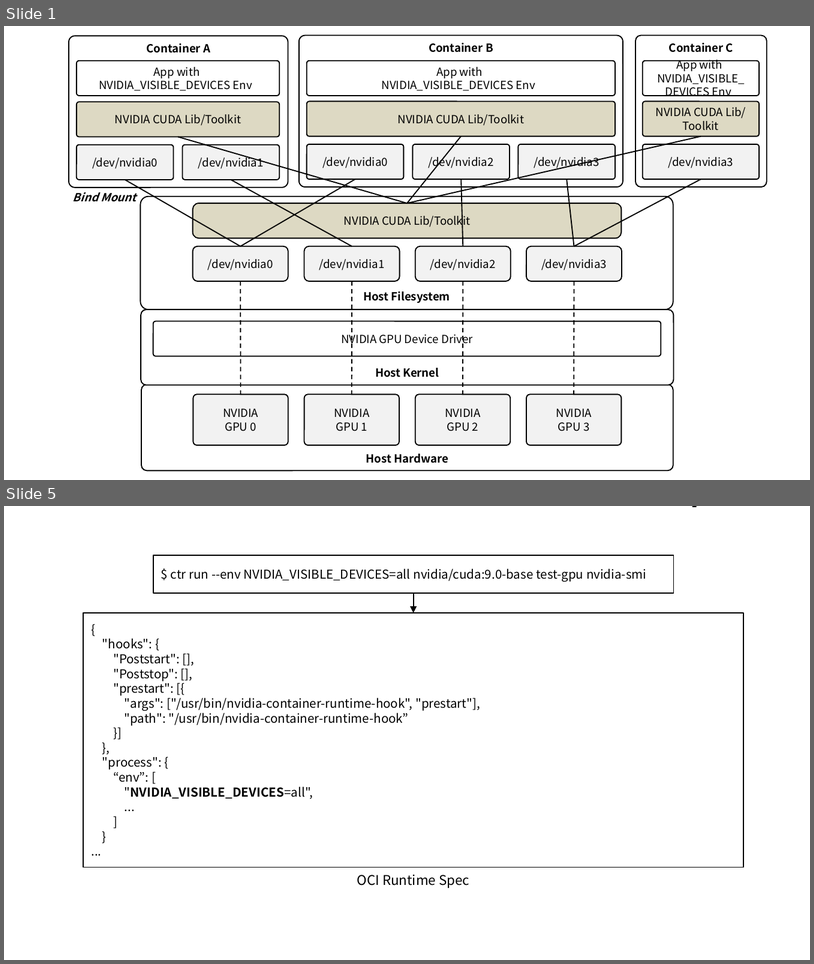
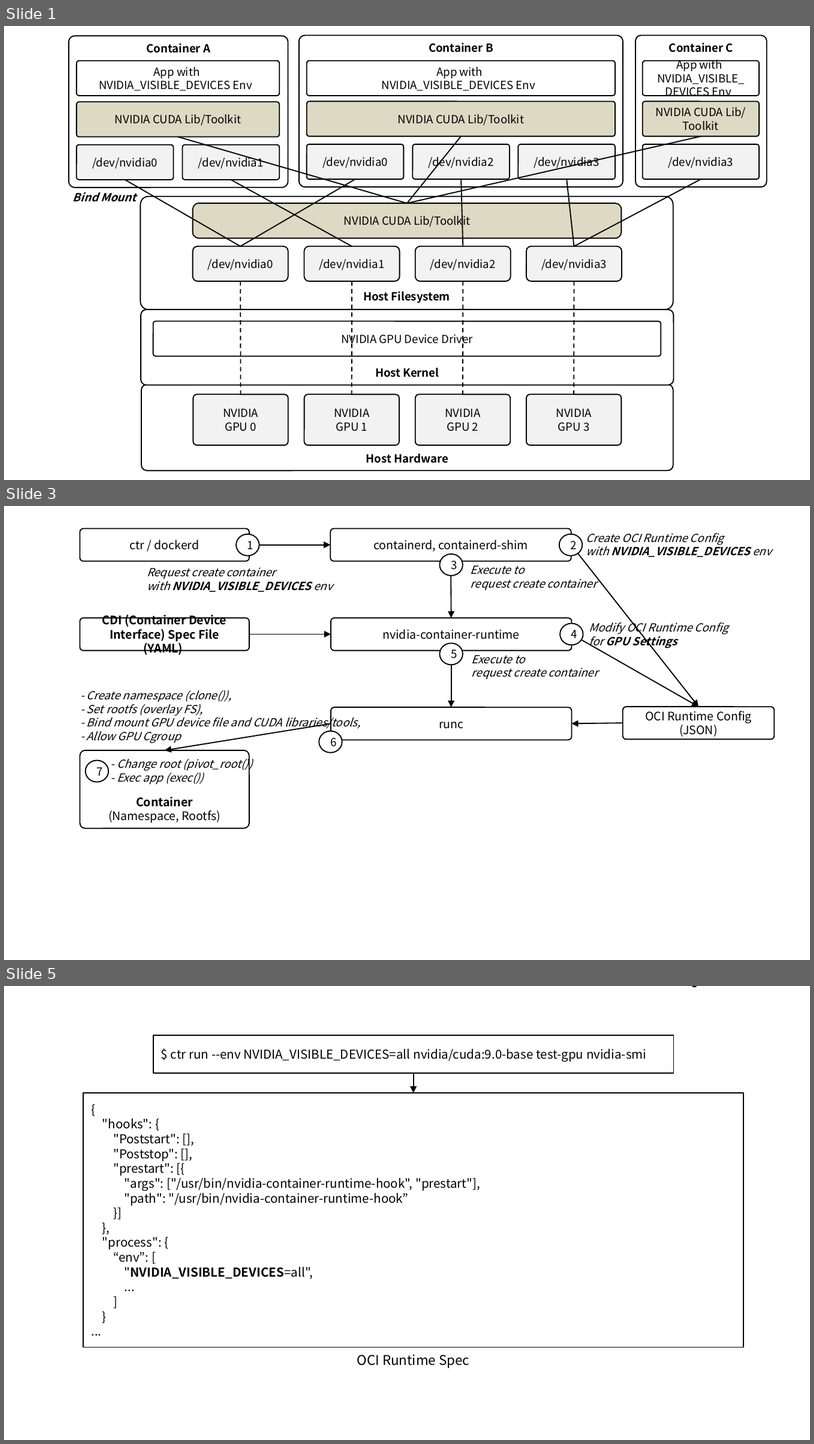
Before and after one commit to ssup2/blog-software, a slide deck: content/docs/theory-analysis/container-nvidia-gpu/images/images.pptx. Shown one above the other, each under a label of ours: slides 1 and 5 before the commit, slides 1, 3 and 5 after it; the slides between them are not shown. The pictures are 814x964 and 814x1444 pixels, drawn with LibreOffice and Linux fonts; fonts in the diff are those of the drawing. Boxes give left, top, right and bottom in pixels: in the first picture for what was removed or moved away, otherwise in the second. Text is boxed around its words. In the diff, an @@ line names an element or a change of style, - is before the commit and + after.

```diff
--- a/content/docs/theory-analysis/container-nvidia-gpu/images/images.pptx
+++ b/content/docs/theory-analysis/container-nvidia-gpu/images/images.pptx
@@ slide 3 added at (4,506,810,960), background #FFFFFF @@
@@ rounded rectangle added at (80,529,249,561), fill #FFFFFF, outline #000000 1 pt, 10.5 pt, text #000000 @@
+ctr / dockerd
@@ ellipse added at (236,534,260,556), fill #FFFFFF, outline #000000 1 pt, 10 pt, text #000000 @@
+1
@@ rounded rectangle added at (330,529,572,561), fill #FFFFFF, outline #000000 1 pt, 10.5 pt, text #000000 @@
+containerd, containerd-shim
@@ ellipse added at (560,534,583,556), fill #FFFFFF, outline #000000 1 pt, 10 pt, text #000000 @@
+2
@@ text added at (586,533,772,557), 10 pt, text #000000, italic @@
+Create OCI Runtime Config
+with NVIDIA_VISIBLE_DEVICES env
@@ arrow added from (249, 545) to (330, 545), #000000 1 pt @@
@@ ellipse added at (440,553,464,576), fill #FFFFFF, outline #000000 1 pt, 10 pt, text #000000 @@
+3
@@ arrow added from (572, 545) to (699, 707), #000000 1 pt @@
@@ text added at (147,567,333,592), 10 pt, text #000000, italic @@
+Request create container
+with NVIDIA_VISIBLE_DEVICES env
@@ arrow added from (451, 561) to (452, 618), #000000 1 pt @@
@@ text added at (471,565,597,591), 10 pt, text #000000, italic @@
+Execute to
+request create container
@@ rounded rectangle added at (80,618,249,651), fill #FFFFFF, outline #000000 1 pt, 10.5 pt, text #000000, bold @@
+CDI (Container Device Interface) Spec File (YAML)
@@ rounded rectangle added at (332,618,573,651), fill #FFFFFF, outline #000000 1 pt, 10.5 pt, text #000000 @@
+nvidia-container-runtime
@@ ellipse added at (560,623,584,645), fill #FFFFFF, outline #000000 1 pt, 10 pt, text #000000 @@
+4
@@ text added at (589,619,729,649), 10 pt, text #000000, italic @@
+Modify OCI Runtime Config
+for GPU Settings
@@ arrow added from (249, 634) to (332, 634), #000000 1 pt @@
@@ ellipse added at (440,643,464,665), fill #FFFFFF, outline #000000 1 pt, 10 pt, text #000000 @@
+5
@@ arrow added from (572, 634) to (699, 707), #000000 1 pt @@
@@ arrow added from (452, 651) to (452, 707), #000000 1 pt @@
@@ text added at (472,651,599,679), 10 pt, text #000000, italic @@
+Execute to
+request create container
@@ text added at (87,690,360,743), 10 pt, text #000000, italic @@
+- Create namespace (clone()),
+- Set rootfs (overlay FS),
+- Bind mount GPU device file and CUDA libraries/tools,
+- Allow GPU Cgroup
@@ rounded rectangle added at (332,707,573,739), fill #FFFFFF, outline #000000 1 pt, 10.5 pt, text #000000 @@
+runc
@@ rounded rectangle added at (623,707,775,739), fill #FFFFFF, outline #000000 1 pt, 10.5 pt, text #000000 @@
+OCI Runtime Config (JSON)
@@ arrow added from (332, 724) to (164, 750), #000000 1 pt @@
@@ ellipse added at (320,731,342,753), fill #FFFFFF, outline #000000 1 pt, 10 pt, text #000000 @@
+6
@@ arrow added from (623, 723) to (572, 724), #000000 1 pt @@
@@ rounded rectangle added at (80,750,249,829), fill #FFFFFF, outline #000000 1 pt, 10.5 pt, text #000000 @@
+Container
+(Namespace, Rootfs)
@@ text added at (117,756,252,784), 10 pt, text #000000, italic @@
+- Change root (pivot_root())
+- Exec app (exec())
@@ ellipse added at (86,760,109,782), fill #FFFFFF, outline #000000 1 pt, 10 pt, text #000000 @@
+7
```
Also in this commit, not shown: 1 other slide added, 4 other files.
